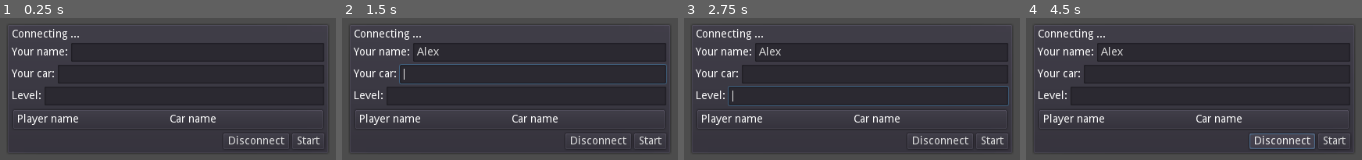
Above: before the commit, frames 1-4 (left to right).
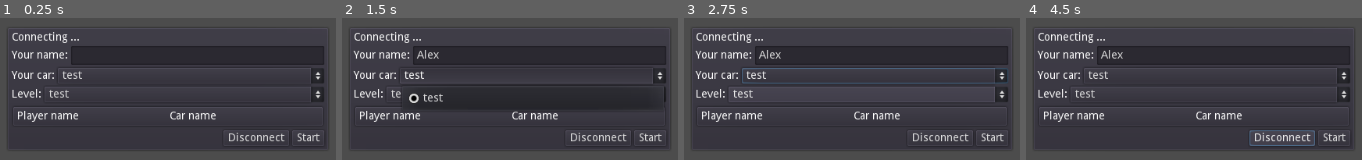
Above: after the commit, the same moments.

Repository: charlieamer/TM_online_remake
Game: Godot game, scene res://menus/lobby/lobby.tscn
The game is run twice, just before and just after one commit, with the same random seed, the same clock (stepped at 60 frames per second) and the same inputs. This scene is started directly instead of the project's main scene.
Inputs (mouse positions are in pixels of both pictures, inside the frame that each line leads up to):
- Up to frame 1 (0.25 s): no input
- Up to frame 2 (1.5 s): click (540, 52) at 0.52 s; type "Alex" at 0.6 s; click (533, 76) at 1.25 s, where only the run after the commit has a clickable "test"
- Up to frame 3 (2.75 s): click (868, 94) at 2 s, where only the run after the commit has a clickable "test"
- Up to frame 4 (4.5 s): click "Start" at 2.75 s; click "Start" at 3.5 s; click "Disconnect" at 4.25 s

The runs differ from the first frame. In frame 1, 8.0% of the frame differs, in the area x 3-97%, y 7-93%; in frame 2, 9.4%; in frame 3, 18%; in frame 4, 9.1%.
Error in both runs: Attempt to call function 'close_connection' in base 'null instance' on a null instance. (res://G.gd:104)

Commit message:
Dropdown for car/level selection

Diff:
--- /dev/null
+++ b/U.gd
@@ -0,0 +1,29 @@
+extends Node
+
+func files_in_folder(path) -> Array:
+	var dir = Directory.new()
+	var ret = []
+	if dir.open(path) == OK:
+		dir.list_dir_begin()
+		var file_name = dir.get_next()
+		while file_name != "":
+			if !dir.current_is_dir():
+				ret.append(file_name)
+			file_name = dir.get_next()
+	else:
+		print("An error occurred when trying to access the path.")
+	return ret
+
+func all_scenes(path: String) -> Array:
+	var ret = []
+	var t = ""
+	for file in files_in_folder(path):
+		if file.ends_with('.tscn'):
+			ret.append(file.get_basename())
+	return ret
+
+func all_cars():
+	return all_scenes('res://cars')
+
+func all_levels():
+	return all_scenes('res://levels')
--- /dev/null
+++ b/level-base.tscn
@@ -0,0 +1,8 @@
+[gd_scene load_steps=2 format=2]
+
+[ext_resource path="res://levels/Level.gd" type="Script" id=1]
+
+[node name="Spatial" type="Spatial"]
+script = ExtResource( 1 )
+
+[node name="SpawnPoints" type="Node" parent="."]
--- a/levels/test.tscn
+++ b/levels/test.tscn
@@ -8,9 +8,6 @@
 
 [node name="Level" type="Spatial"]
 script = ExtResource( 1 )
-
-[node name="ClippedCamera" type="ClippedCamera" parent="."]
-transform = Transform( -0.79132, 0, 0.611403, 0, 1, 0, -0.611403, 0, -0.79132, 20.6164, 8.3638, -25.6406 )
 
 [node name="StaticBody" type="StaticBody" parent="."]
 
--- a/menus/lobby/lobby.gd
+++ b/menus/lobby/lobby.gd
@@ -3,8 +3,8 @@
 onready var StartButton: Button = $CenterContainer/PanelContainer/VBoxContainer/HBoxContainer3/StartButton
 onready var RoomName: Label = $CenterContainer/PanelContainer/VBoxContainer/RoomName
 onready var Name: LineEdit = $CenterContainer/PanelContainer/VBoxContainer/HBoxContainer/Name
-onready var Car: LineEdit = $CenterContainer/PanelContainer/VBoxContainer/HBoxContainer2/Car
-onready var Level: LineEdit = $CenterContainer/PanelContainer/VBoxContainer/HBoxContainer4/Level
+onready var CarDropdown: OptionButton = $CenterContainer/PanelContainer/VBoxContainer/HBoxContainer2/CarDropdown
+onready var LevelDropdown: OptionButton = $CenterContainer/PanelContainer/VBoxContainer/HBoxContainer4/LevelDropdown
 onready var PlayerRows: VBoxContainer = $CenterContainer/PanelContainer/VBoxContainer/PanelContainer/PlayerRows
 
 func _data_ready():
@@ -13,22 +13,36 @@
 		StartButton.hide()
 		Level.editable = false
 	Name.text = G.my_agent().name
-	Car.text = G.my_agent().car_name
-	Level.text = G.level_name
+	select_car(G.my_agent().car_name)
+	select_level(G.level_name)
 
 func _player_joined(id: int):
 	var row = preload("res://menus/lobby/single-player-row.tscn").instance()
 	row.player_id = id
 	PlayerRows.add_child(row)
 
+func select_level(level_name: String):
+	for idx in range(LevelDropdown.get_item_count()):
+		if LevelDropdown.get_item_text(idx) == level_name:
+			LevelDropdown.select(idx)
+
+func select_car(car_name: String):
+	for idx in range(CarDropdown.get_item_count()):
+		if CarDropdown.get_item_text(idx) == car_name:
+			CarDropdown.select(idx)
+
 func _ready():
 	G.connect("initial_data_received", self, "_data_ready")
 	G.connect("player_joined", self, "_player_joined")
+	for car_name in U.all_cars():
+		CarDropdown.add_item(car_name)
+	for level_name in U.all_levels():
+		LevelDropdown.add_item(level_name)
 	G.lobby_locally_ready()
 
 func _process(_delta):
 	if G.room_owner != G.my_id():
-		Level.text = G.level_name
+		select_level(G.level_name)
 
 func _on_DisconnectButton_pressed():
 	G.disconnect_from_game()
@@ -36,13 +50,12 @@
 func _on_Name_text_changed(new_text: String):
 	G.set_my_name(new_text)
 
-func _on_Car_text_changed(new_text: String):
-	G.set_my_car(new_text)
-
-func _on_Level_text_changed(new_text: String):
-	if G.room_owner == G.my_id():
-		G.set_level(new_text)
+func _on_StartButton_pressed():
+	G.open_selected_level()
 
 
-func _on_StartButton_pressed():
-	G.open_selected_level()
+func _on_CarDropdown_item_selected(index):
+	G.set_my_car(CarDropdown.get_item_text(index))
+
+func _on_LevelDropdown_item_selected(index):
+	G.set_level(LevelDropdown.get_item_text(index))
--- a/menus/lobby/lobby.tscn
+++ b/menus/lobby/lobby.tscn
@@ -20,16 +20,16 @@
 
 [node name="PanelContainer" type="PanelContainer" parent="CenterContainer"]
 margin_left = 305.0
-margin_top = 216.0
+margin_top = 220.0
 margin_right = 719.0
-margin_bottom = 384.0
+margin_bottom = 380.0
 size_flags_horizontal = 0
 
 [node name="VBoxContainer" type="VBoxContainer" parent="CenterContainer/PanelContainer"]
 margin_left = 7.0
 margin_top = 7.0
 margin_right = 407.0
-margin_bottom = 161.0
+margin_bottom = 153.0
 rect_min_size = Vector2( 400, 0 )
 
 [node name="RoomName" type="Label" parent="CenterContainer/PanelContainer/VBoxContainer"]
@@ -61,45 +61,41 @@
 [node name="HBoxContainer2" type="HBoxContainer" parent="CenterContainer/PanelContainer/VBoxContainer"]
 margin_top = 46.0
 margin_right = 400.0
-margin_bottom = 70.0
+margin_bottom = 66.0
 
 [node name="Label" type="Label" parent="CenterContainer/PanelContainer/VBoxContainer/HBoxContainer2"]
-margin_top = 5.0
+margin_top = 3.0
 margin_right = 55.0
-margin_bottom = 19.0
+margin_bottom = 17.0
 text = "Your car:"
 
-[node name="Car" type="LineEdit" parent="CenterContainer/PanelContainer/VBoxContainer/HBoxContainer2"]
+[node name="CarDropdown" type="OptionButton" parent="CenterContainer/PanelContainer/VBoxContainer/HBoxContainer2"]
 margin_left = 59.0
 margin_right = 400.0
-margin_bottom = 24.0
-rect_min_size = Vector2( 0, 20 )
+margin_bottom = 20.0
 size_flags_horizontal = 3
-size_flags_vertical = 3
 
 [node name="HBoxContainer4" type="HBoxContainer" parent="CenterContainer/PanelContainer/VBoxContainer"]
-margin_top = 74.0
+margin_top = 70.0
 margin_right = 400.0
-margin_bottom = 98.0
+margin_bottom = 90.0
 
 [node name="Label" type="Label" parent="CenterContainer/PanelContainer/VBoxContainer/HBoxContainer4"]
-margin_top = 5.0
+margin_top = 3.0
 margin_right = 38.0
-margin_bottom = 19.0
+margin_bottom = 17.0
 text = "Level:"
 
-[node name="Level" type="LineEdit" parent="CenterContainer/PanelContainer/VBoxContainer/HBoxContainer4"]
+[node name="LevelDropdown" type="OptionButton" parent="CenterContainer/PanelContainer/VBoxContainer/HBoxContainer4"]
 margin_left = 42.0
 margin_right = 400.0
-margin_bottom = 24.0
-rect_min_size = Vector2( 0, 20 )
+margin_bottom = 20.0
 size_flags_horizontal = 3
-size_flags_vertical = 3
 
 [node name="PanelContainer" type="PanelContainer" parent="CenterContainer/PanelContainer/VBoxContainer"]
-margin_top = 102.0
+margin_top = 94.0
 margin_right = 400.0
-margin_bottom = 130.0
+margin_bottom = 122.0
 
 [node name="PlayerRows" type="VBoxContainer" parent="CenterContainer/PanelContainer/VBoxContainer/PanelContainer"]
 margin_left = 7.0
@@ -114,9 +110,9 @@
 margin_bottom = 14.0
 
 [node name="HBoxContainer3" type="HBoxContainer" parent="CenterContainer/PanelContainer/VBoxContainer"]
-margin_top = 134.0
+margin_top = 126.0
 margin_right = 400.0
-margin_bottom = 154.0
+margin_bottom = 146.0
 alignment = 2
 
 [node name="DisconnectButton" type="Button" parent="CenterContainer/PanelContainer/VBoxContainer/HBoxContainer3"]
@@ -131,7 +127,7 @@
 margin_bottom = 20.0
 text = "Start"
 [connection signal="text_changed" from="CenterContainer/PanelContainer/VBoxContainer/HBoxContainer/Name" to="." method="_on_Name_text_changed"]
-[connection signal="text_changed" from="CenterContainer/PanelContainer/VBoxContainer/HBoxContainer2/Car" to="." method="_on_Car_text_changed"]
-[connection signal="text_changed" from="CenterContainer/PanelContainer/VBoxContainer/HBoxContainer4/Level" to="." method="_on_Level_text_changed"]
+[connection signal="item_selected" from="CenterContainer/PanelContainer/VBoxContainer/HBoxContainer2/CarDropdown" to="." method="_on_CarDropdown_item_selected"]
+[connection signal="item_selected" from="CenterContainer/PanelContainer/VBoxContainer/HBoxContainer4/LevelDropdown" to="." method="_on_LevelDropdown_item_selected"]
 [connection signal="pressed" from="CenterContainer/PanelContainer/VBoxContainer/HBoxContainer3/DisconnectButton" to="." method="_on_DisconnectButton_pressed"]
 [connection signal="pressed" from="CenterContainer/PanelContainer/VBoxContainer/HBoxContainer3/StartButton" to="." method="_on_StartButton_pressed"]
--- a/project.godot
+++ b/project.godot
@@ -28,12 +28,12 @@
 
 config/name="TM_online"
 run/main_scene="res://menus/test-level-opener.tscn"
-config/icon="res://icon.png"
 
 [autoload]
 
 G="*res://G.gd"
 N="*res://N.gd"
+U="*res://U.gd"
 
 [input]
 
Binary file removed: icon.png
Not shown, removed: icon.png.import
